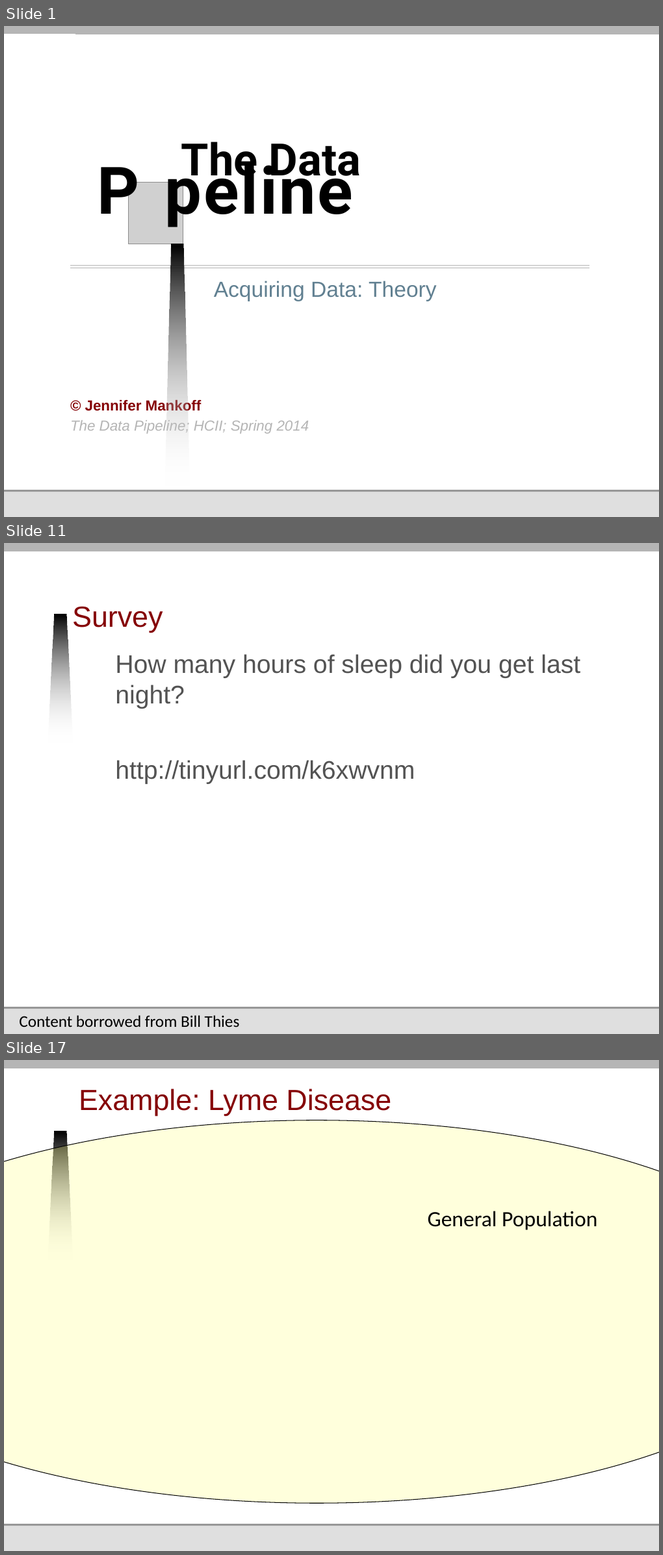
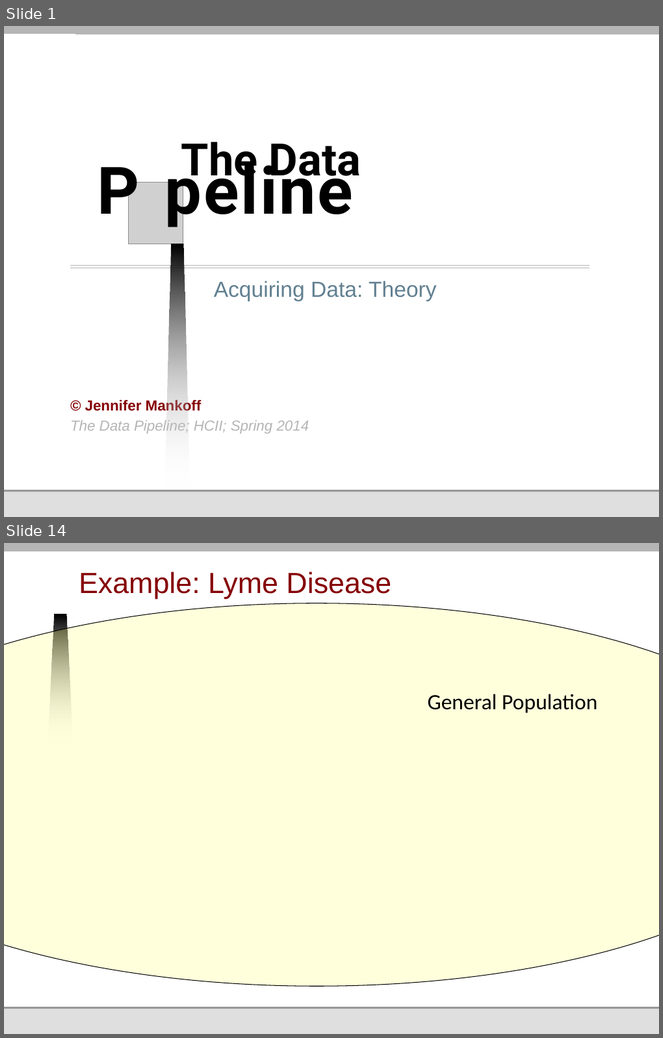
Before and after one commit to jmankoff/data, a slide deck: Lectures/4 Acquiring.pptx. Shown one above the other, each under a label of ours: slides 1, 11 and 17 before the commit, slides 1 and 14 after it; the slides between them are not shown. The pictures are 663x1555 and 663x1038 pixels, drawn with LibreOffice and Linux fonts; fonts in the diff are those of the drawing; grey boxes stand for pictures; background and template pictures are left out. Boxes give left, top, right and bottom in pixels: in the first picture for what was removed or moved away, otherwise in the second. Text is boxed around its words. In the diff, an @@ line names an element or a change of style, - is before the commit and + after.

```diff
--- a/Lectures/4 Acquiring.pptx
+++ b/Lectures/4 Acquiring.pptx
@@ slide 11 removed at [4,543,659,1034], background #FFFFFF; not listed: 6 template elements that a slide beside it also shows @@
@@ title removed at [72,606,163,633] @@
-Survey
@@ text removed at [115,654,581,784] @@
-How many hours of sleep did you get last night?
-http://tinyurl.com/k6xwvnm
@@ text removed at [19,1016,240,1027] @@
-Content borrowed from Bill Thies
@@ what was slide 17 is now slide 14 @@
```
Also in this commit, not shown: 19 slides changed, 1 slide added, 3 other slides removed, 7 other files.
